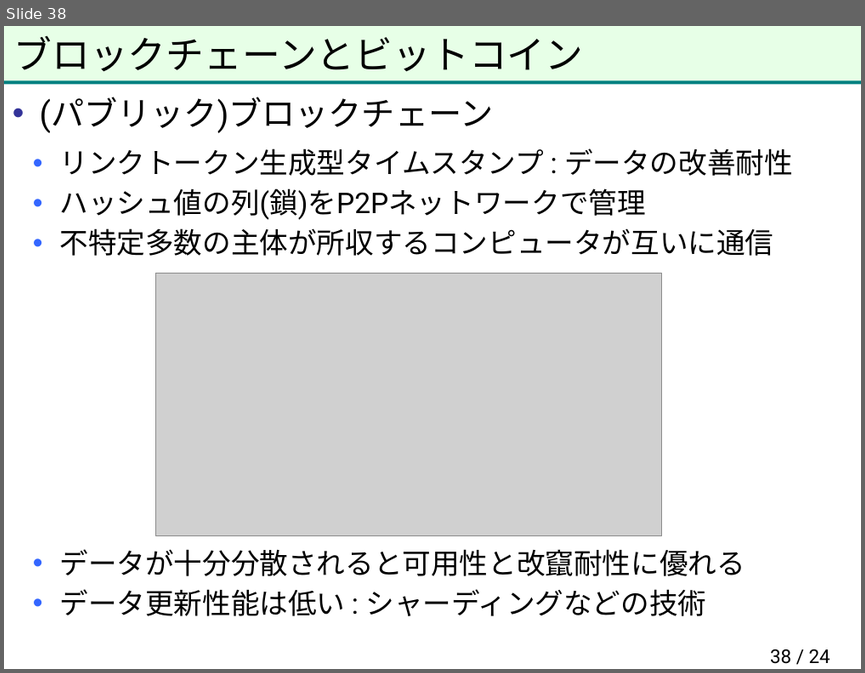
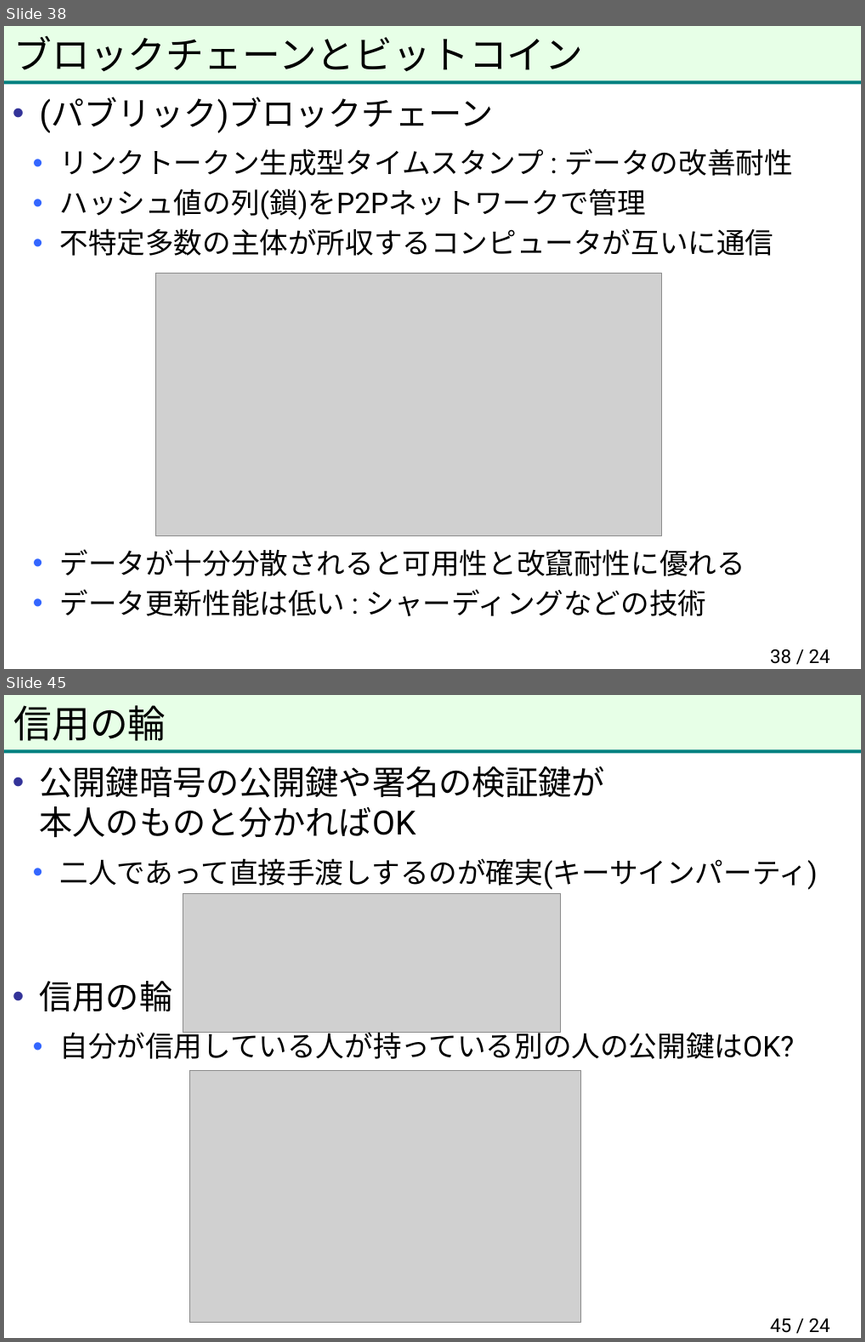
Before and after one commit to herumi/anninbon, a slide deck: lec/anninbon7.pptx. Shown one above the other, each under a label of ours: slide 38 before the commit, slides 38 and 45 after it; the slides between them are not shown. The pictures are 865x673 and 865x1342 pixels, drawn with LibreOffice and Linux fonts; fonts in the diff are those of the drawing; grey boxes stand for pictures; background and template pictures are left out. Boxes give left, top, right and bottom in pixels: in the first picture for what was removed or moved away, otherwise in the second. Text is boxed around its words. In the diff, an @@ line names an element or a change of style, - is before the commit and + after.

```diff
--- a/lec/anninbon7.pptx
+++ b/lec/anninbon7.pptx
@@ slide 45 added at [4, 695, 861, 1338], background #FFFFFF; not listed: 2 template elements that a slide beside it also shows @@
@@ title added at [14, 705, 166, 741], 32 pt, text #000000 @@
+信用の輪
@@ text added at [40, 766, 817, 1059], 24 pt, text #000000 @@
+• 公開鍵暗号の公開鍵や署名の検証鍵が
+  本人のものと分かればOK
+  • 二人であって直接手渡しするのが確実(キーサインパーティ)
+• 信用の輪
+  • 自分が信用している人が持っている別の人の公開鍵はOK?
@@ picture added at [183, 893, 561, 1032] @@
@@ picture added at [190, 1071, 581, 1321] @@
@@ page number added at [770, 1318, 830, 1333], 16 pt, text #000000 @@
+45 / 24
```
Also in this commit, not shown: 1 slide changed, 8 other slides added.
